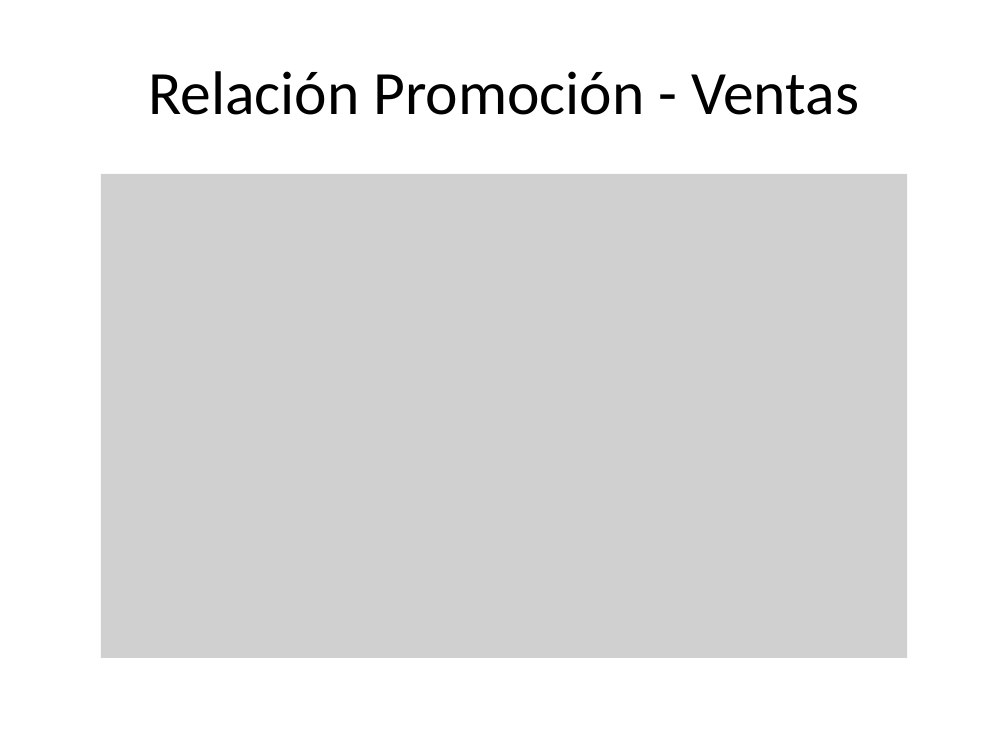
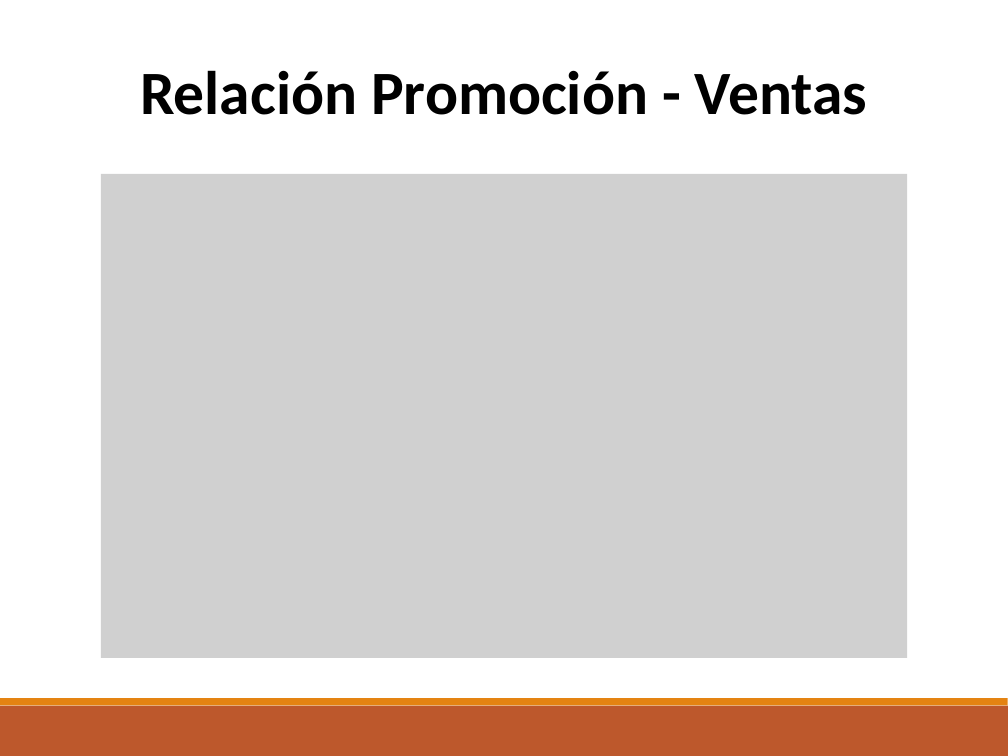
Before and after one commit to SalomeCadavid/proyecto-redes-neuronales, a slide deck: slide 4 of docs/presentaciones/equipo1.pptx. Drawn at 1008x756 pixels with LibreOffice and Linux fonts; fonts in the diff are those of the drawing; grey boxes stand for pictures. Boxes give left, top, right and bottom in pixels: in the first picture for what was removed or moved away, otherwise in the second. Text is boxed around its words. In the diff, an @@ line names an element or a change of style, - is before the commit and + after.

```diff
--- a/docs/presentaciones/equipo1.pptx
+++ b/docs/presentaciones/equipo1.pptx
@@ text "Relación Promoción - Ventas" at (140,70,867,115): bold on @@
@@ rectangle added at (0,706,1007,756), fill #BD582C @@
@@ rectangle added at (0,698,1007,705), fill #E48312 @@
```
Also in this commit, not shown: 6 other slides changed.
